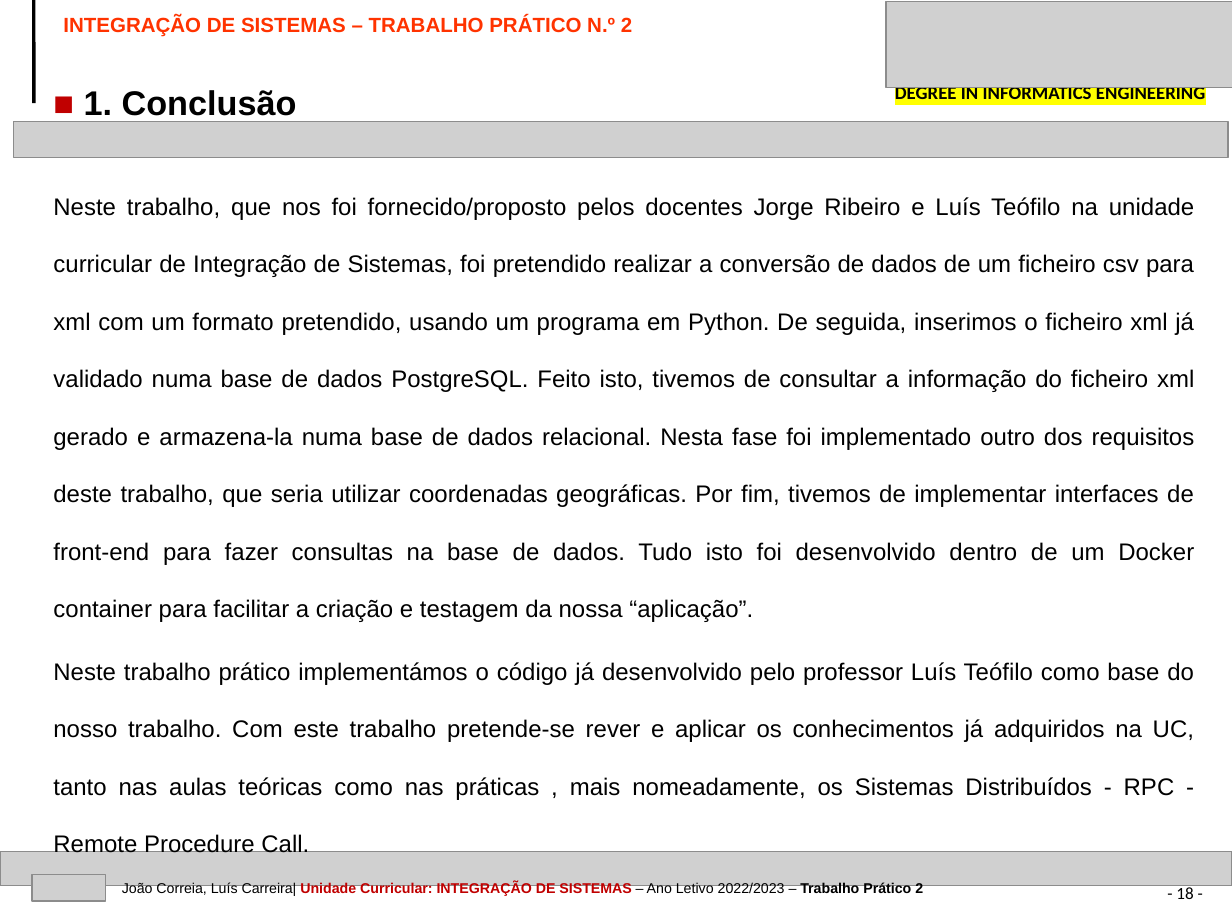
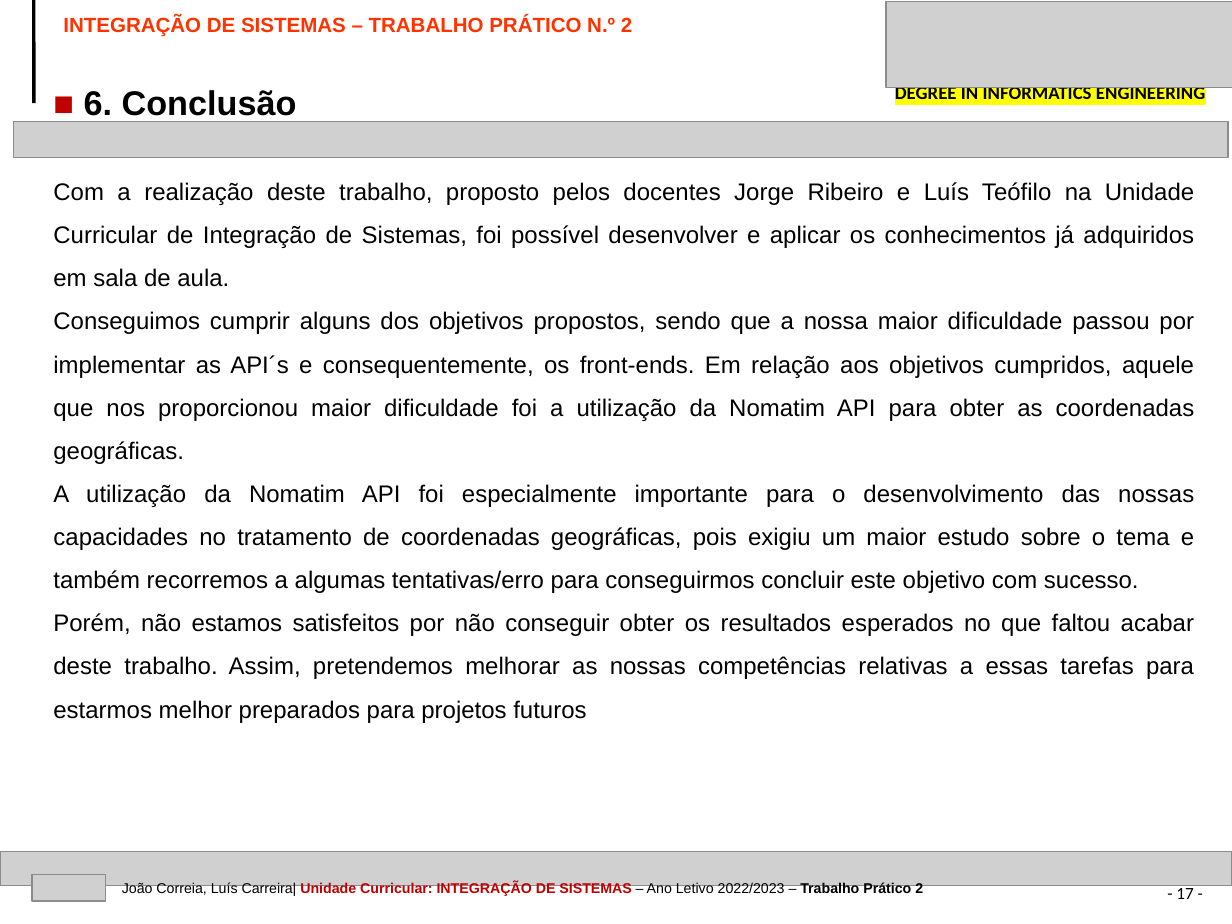
Before and after one commit to luiscarreira00/TP2_IS, a slide deck: slide 17 of TrabalhoPratico2_24760_25870.pptx (slide 18 before the commit). Drawn at 1232x924 pixels with LibreOffice and Linux fonts; fonts in the diff are those of the drawing; grey boxes stand for pictures. Boxes give left, top, right and bottom in pixels: in the first picture for what was removed or moved away, otherwise in the second. Text is boxed around its words. In the diff, an @@ line names an element or a change of style, - is before the commit and + after.

```diff
--- a/TrabalhoPratico2_24760_25870.pptx
+++ b/TrabalhoPratico2_24760_25870.pptx
@@ text at bbox=[84, 90, 297, 116]: text changed @@
-■ 1. Conclusão
+■ 6. Conclusão
@@ text at bbox=[53, 182, 1195, 723]: text changed @@
-Neste trabalho, que nos foi fornecido/proposto pelos docentes Jorge Ribeiro e Luís Teófilo na unidade curricular de Integração de Sistemas, foi pretendido realizar a conversão de dados de um ficheiro csv para xml com um formato pretendido, usando um programa em Python. De seguida, inserimos o ficheiro xml já validado numa base de dados PostgreSQL. Feito isto, tivemos de consultar a informação do ficheiro xml gerado e armazena-la numa base de dados relacional. Nesta fase foi implementado outro dos requisitos deste trabalho, que seria utilizar coordenadas geográficas. Por fim, tivemos de implementar interfaces de front-end para fazer consultas na base de dados. Tudo isto foi desenvolvido dentro de um Docker container para facilitar a criação e testagem da nossa “aplicação”.
-Neste trabalho prático implementámos o código já desenvolvido pelo professor Luís Teófilo como base do nosso trabalho. Com este trabalho pretende-se rever e aplicar os conhecimentos já adquiridos na UC, tanto nas aulas teóricas como nas práticas , mais nomeadamente, os Sistemas Distribuídos - RPC - Remote Procedure Call.
+Com a realização deste trabalho, proposto pelos docentes Jorge Ribeiro e Luís Teófilo na Unidade Curricular de Integração de Sistemas, foi possível desenvolver e aplicar os conhecimentos já adquiridos em sala de aula.
+Conseguimos cumprir alguns dos objetivos propostos, sendo que a nossa maior dificuldade passou por implementar as API´s e consequentemente, os front-ends. Em relação aos objetivos cumpridos, aquele que nos proporcionou maior dificuldade foi a utilização da Nomatim API para obter as coordenadas geográficas.
+A utilização da Nomatim API foi especialmente importante para o desenvolvimento das nossas capacidades no tratamento de coordenadas geográficas, pois exigiu um maior estudo sobre o tema e também recorremos a algumas tentativas/erro para conseguirmos concluir este objetivo com sucesso.
+Porém, não estamos satisfeitos por não conseguir obter os resultados esperados no que faltou acabar deste trabalho. Assim, pretendemos melhorar as nossas competências relativas a essas tarefas para estarmos melhor preparados para projetos futuros
@@ page number at bbox=[1176, 885, 1193, 899]: text changed @@
-- 18 -
+- 17 -
```
Also in this commit, not shown: 4 other slides changed, 1 slide removed, 3 other files.
